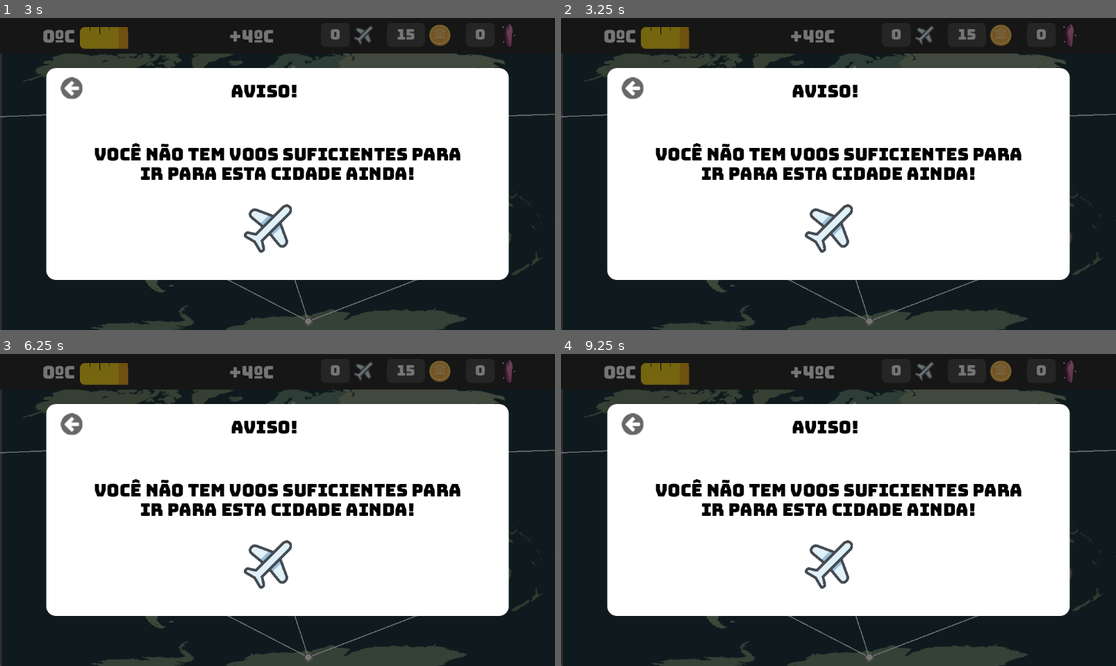
Above: before the commit, frames 1-4 (two rows, left to right).
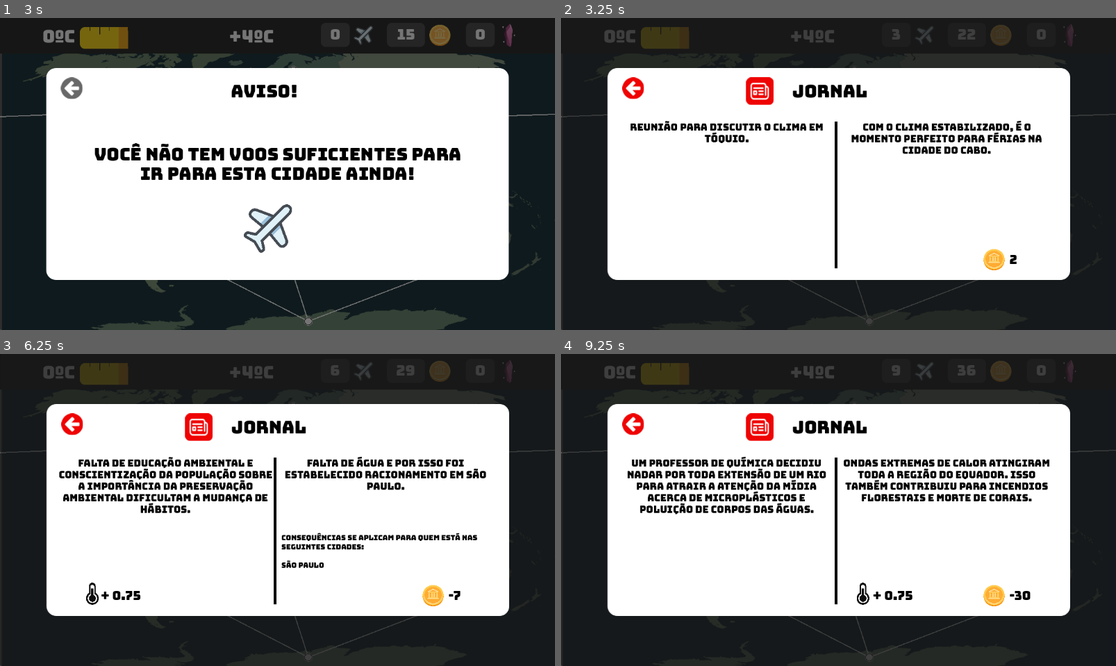
Above: after the commit, the same moments.

Repository: CarolCoCe/GreenGame
Game: Godot game, scene res://main/scene/main.tscn
The game is run twice, just before and just after one commit, with the same random seed, the same clock (stepped at 60 frames per second) and the same inputs.
Inputs (mouse positions are in pixels of both pictures, inside the frame that each line leads up to):
- Up to frame 1 (3 s): click (310, 320) at 0.5 s; click (72, 89) at 1.25 s; click (327, 117) at 2.02 s; click (455, 202) at 2.77 s
- Up to frame 2 (3.25 s): no input
- Up to frame 3 (6.25 s): click (427, 491) at 3.52 s; click (271, 425) at 4.27 s; click (133, 510) at 5.02 s; click (166, 547) at 5.77 s
- Up to frame 4 (9.25 s): click (721, 581) at 6.52 s; click (860, 466) at 7.27 s; click (805, 460) at 8.02 s; click (844, 584) at 8.77 s

Frame 1 is identical in both runs. In frame 2, 11% of the frame differs, in the area x 0-100%, y 2-99%; in frame 3, 13%; in frame 4, 13%.

Commit message:
jornal funcionando bonitinho e bem formatado. Falta consequencias

Diff:
--- a/jornal/scenes/jornalPainel.tscn
+++ b/jornal/scenes/jornalPainel.tscn
@@ -57,9 +57,9 @@
 [node name="City-consequence-sorte" type="Label" parent="Painel"]
 layout_mode = 0
 offset_left = 135.0
-offset_top = 384.0
+offset_top = 374.0
 offset_right = 567.0
-offset_bottom = 432.0
+offset_bottom = 422.0
 theme_override_colors/font_color = Color(0, 0, 0, 1)
 theme_override_fonts/font = ExtResource("6_lqsr0")
 theme_override_font_sizes/font_size = 15
@@ -85,10 +85,10 @@
 
 [node name="City-consequence-terra" type="Label" parent="Painel"]
 layout_mode = 0
-offset_left = 575.0
-offset_top = 384.0
-offset_right = 1007.0
-offset_bottom = 432.0
+offset_left = 583.0
+offset_top = 374.0
+offset_right = 1015.0
+offset_bottom = 422.0
 theme_override_colors/font_color = Color(0, 0, 0, 1)
 theme_override_fonts/font = ExtResource("6_lqsr0")
 theme_override_font_sizes/font_size = 15
@@ -101,9 +101,9 @@
 anchor_right = 0.5
 anchor_bottom = 1.0
 offset_left = -368.0
-offset_top = 479.0
+offset_top = 489.0
 offset_right = -257.0
-offset_bottom = -143.0
+offset_bottom = -133.0
 grow_horizontal = 2
 grow_vertical = 2
 theme_override_colors/font_color = Color(0, 0, 0, 1)
@@ -118,9 +118,9 @@
 anchor_right = 0.5
 anchor_bottom = 1.0
 offset_left = -131.0
-offset_top = 479.0
+offset_top = 489.0
 offset_right = -17.0
-offset_bottom = -143.0
+offset_bottom = -133.0
 grow_horizontal = 2
 grow_vertical = 2
 theme_override_colors/font_color = Color(0, 0, 0, 1)
@@ -135,9 +135,9 @@
 anchor_right = 0.5
 anchor_bottom = 1.0
 offset_left = 70.0
-offset_top = 479.0
+offset_top = 489.0
 offset_right = 207.0
-offset_bottom = -143.0
+offset_bottom = -133.0
 grow_horizontal = 2
 grow_vertical = 2
 theme_override_colors/font_color = Color(0, 0, 0, 1)
@@ -152,9 +152,9 @@
 anchor_right = 0.5
 anchor_bottom = 1.0
 offset_left = 354.0
-offset_top = 479.0
+offset_top = 489.0
 offset_right = 455.0
-offset_bottom = -143.0
+offset_bottom = -133.0
 grow_horizontal = 2
 grow_vertical = 2
 theme_override_colors/font_color = Color(0, 0, 0, 1)
@@ -163,22 +163,22 @@
 autowrap_mode = 3
 
 [node name="TwemojiCoin-sorte" type="Sprite2D" parent="Painel"]
-position = Vector2(412, 492)
+position = Vector2(412, 502)
 scale = Vector2(0.17, 0.17)
 texture = ExtResource("7_pju2t")
 
 [node name="TwemojiCoin2-terra" type="Sprite2D" parent="Painel"]
-position = Vector2(898, 492)
+position = Vector2(898, 502)
 scale = Vector2(0.17, 0.17)
 texture = ExtResource("7_pju2t")
 
 [node name="temperature-icon-sorte" type="Sprite2D" parent="Painel"]
-position = Vector2(191, 488)
+position = Vector2(191, 498)
 scale = Vector2(0.15, 0.15)
 texture = ExtResource("8_xax2i")
 
 [node name="temperature-icon-terra" type="Sprite2D" parent="Painel"]
-position = Vector2(626, 488)
+position = Vector2(626, 498)
 scale = Vector2(0.15, 0.15)
 texture = ExtResource("8_xax2i")
 
--- a/jornal/scripts/jornalPainel.gd
+++ b/jornal/scripts/jornalPainel.gd
@@ -67,64 +67,82 @@
 				terraNews.append(news)
 
 func show_jornal():
-	#Sorte
-	var randomIndex = randi_range(0, sorteNews.size()-1)
-	while (sorteNews.size() > 0 and sorteNews[randomIndex] == null):
-		randomIndex = randi_range(0, sorteNews.size()-1)
-	var randomNew = sorteNews[randomIndex]
-	sorteNews.pop_at(randomIndex)
+	showSorte()
+	showTerra()
+	self.visible = true
 
-	$"Painel/Sorte-Story".text = randomNew.story
-	if randomNew.temperatureRise > 0:
+
+func _on_back_button_pressed():
+	self.visible = false
+
+func showSorte():
+	var randomIndexSorte = randi_range(0, sorteNews.size()-1)
+	while (sorteNews.size() > 0 and sorteNews[randomIndexSorte] == null):
+		randomIndexSorte = randi_range(0, sorteNews.size()-1)
+	var randomNewSorte = sorteNews[randomIndexSorte]
+	sorteNews.pop_at(randomIndexSorte)
+
+	$"Painel/Sorte-Story".text = randomNewSorte.story
+
+	if randomNewSorte.temperatureRise > 0:
 		$"Painel/temperature-icon-sorte".visible = true
-		$"Painel/tempIncrease-Sorte".text = "+ " + str(randomNew.temperatureRise)
+		$"Painel/tempIncrease-Sorte".text = "+ " + str(randomNewSorte.temperatureRise)
 	else:
 		$"Painel/temperature-icon-sorte".visible = false
-		$"Painel/tempIncrease-Sorte".text = ""
+		$"Painel/tempIncrease-Sorte".text = " "
 
-	$"Painel/coins-Sorte".text = str(randomNew.coinsConsequence)
-	$"Painel/City-consequence-sorte".text = str(randomNew.cityConsequence)
 
-	var strCitySorte = "Isto se aplica para quem está nas seguintes cidades: "
+	if randomNewSorte.coinsConsequence != 0:
+		$"Painel/TwemojiCoin-sorte".visible = true
+		$"Painel/coins-Sorte".text = str(randomNewSorte.coinsConsequence)
+	else:
+		$"Painel/TwemojiCoin-sorte".visible = false
+		$"Painel/coins-Sorte".text = " "
 
-	if (randomNew.cityConsequence.size() > 1):
-		for i in randomNew.cityConsequence:
-			strCitySorte = strCitySorte + str(i) + " ,"
-		#this is for taking the last "," out
-		strCitySorte.erase((strCitySorte.length() - 3), 3)
-		$"Painel/City-consequence-sorte".text = strCitySorte
+	var strCity = "Consequências se aplicam para quem está nas seguintes cidades: \n\n"
+
+	if (randomNewSorte.cityConsequence[0] != ""):
+		for i in randomNewSorte.cityConsequence:
+			strCity = strCity + str(i) + ", "
+		var leng = strCity.length()
+		strCity = strCity.erase(leng-2)
+		$"Painel/City-consequence-sorte".text = strCity
 	else:
 		$"Painel/City-consequence-sorte".text = ""
 
-	#Terra
-	var randomIndexT = randi_range(0, terraNews.size()-1)
-	while (terraNews.size() > 0 and terraNews[randomIndexT] == null):
-		randomIndexT = randi_range(0, terraNews.size()-1)
-	var randomNewT = terraNews[randomIndexT]
-	terraNews.pop_at(randomIndexT)
 
-	$"Painel/Terra-Story".text = randomNewT.story
-	if randomNewT.temperatureRise > 0:
+
+func showTerra():
+	var randomIndexTerra = randi_range(0, terraNews.size()-1)
+	while (terraNews.size() > 0 and terraNews[randomIndexTerra] == null):
+		randomIndexTerra = randi_range(0, terraNews.size()-1)
+	var randomNewTerra = terraNews[randomIndexTerra]
+	terraNews.pop_at(randomIndexTerra)
+
+	$"Painel/Terra-Story".text = randomNewTerra.story
+
+	if randomNewTerra.temperatureRise > 0:
 		$"Painel/temperature-icon-terra".visible = true
-		$"Painel/tempIncrease-Terra".text = "+ " + str(randomNewT.temperatureRise)
+		$"Painel/tempIncrease-Terra".text = "+ " + str(randomNewTerra.temperatureRise)
 	else:
 		$"Painel/temperature-icon-terra".visible = false
-		$"Painel/tempIncrease-Sorte".text = ""
+		$"Painel/tempIncrease-Terra".text = " "
 
-	$"Painel/coins-Terra".text = str(randomNewT.coinsConsequence)
 
-	var strCity = "Isto se aplica para quem está nas seguintes cidades: "
+	if randomNewTerra.coinsConsequence != 0:
+		$"Painel/TwemojiCoin2-terra".visible = true
+		$"Painel/coins-Terra".text = str(randomNewTerra.coinsConsequence)
+	else:
+		$"Painel/TwemojiCoin2-terra".visible = false
+		$"Painel/coins-Terra".text = " "
 
-	if (randomNewT.cityConsequence.size() > 1):
-		for i in randomNewT.cityConsequence:
-			strCity = strCity + str(i) + " ,"
-		#this is for taking the last "," out
-		strCity.erase((strCity.length() - 3), 3)
+	var strCity = "Consequências se aplicam para quem está nas seguintes cidades: \n\n"
+
+	if (randomNewTerra.cityConsequence[0] != ""):
+		for i in randomNewTerra.cityConsequence:
+			strCity = strCity + str(i) + ", "
+		var leng = strCity.length()
+		strCity = strCity.erase(leng-2)
 		$"Painel/City-consequence-terra".text = strCity
 	else:
 		$"Painel/City-consequence-terra".text = ""
-
-	self.visible = true
-
-func _on_back_button_pressed():
-	self.visible = false
--- a/main/scene/main.tscn
+++ b/main/scene/main.tscn
@@ -35,7 +35,7 @@
 offset_bottom = 74.0
 
 [node name="Timer" type="Timer" parent="."]
-wait_time = 230.0
+wait_time = 3.0
 autostart = true
 
 [node name="Label-plane" type="Label" parent="."]
